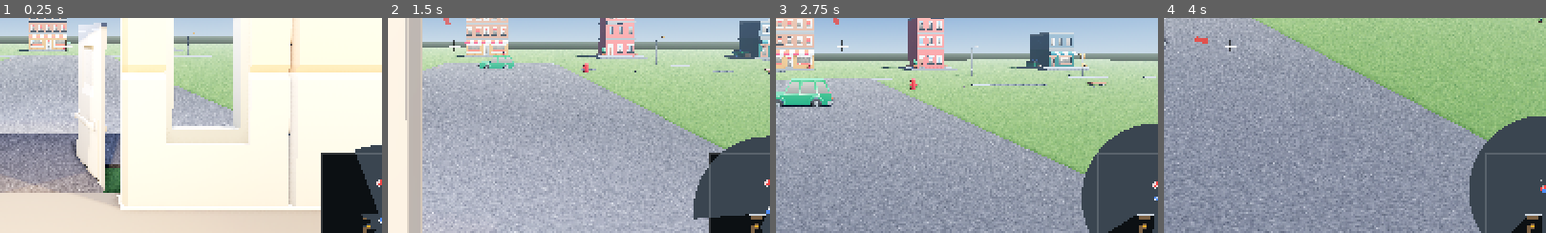
Above: before the commit, frames 1-4 (left to right).
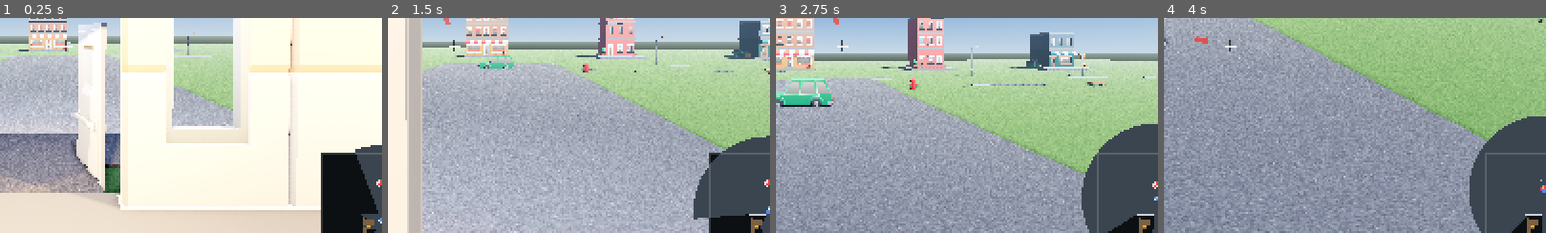
Above: after the commit, the same moments.

Repository: richardbrandel/home-invasion-godot
Game: Godot game, scene res://scenes/main.tscn
Two runs of this game, one before a commit and one after it. Both use one fixed random seed, a clock stepped at 60 frames per second and the inputs below.
Inputs (mouse positions are % of the whole screen's width and height, from its top left):
- Up to frame 1 (0.25 s): no input
- Up to frame 2 (1.5 s): tap Enter at 0.5, 0.6 s; move the mouse to (55, 50) at 0.52 s; hold W from 0.53 s (still down); click (55, 50) at 0.67 s; move the mouse to (45, 50) at 1.27 s; tap 1 at 1.35 s
- Up to frame 3 (2.75 s): keep holding W; move the mouse to (52, 48) at 2.02 s; tap 2 at 2.1 s
- Up to frame 4 (4 s): keep holding W; move the mouse to (49, 52) at 2.77 s; tap F at 2.85 s; click (49, 52) at 2.92 s; move the mouse to (57, 51) at 3.52 s; tap R at 3.6 s
The pictures show only the part of the screen within x 41-91%, y 43-93%; the shares and areas given below are measured in that part.

The runs differ from the first frame. In frame 1, less than 0.1% of the frame differs, in the area x 95-98%, y 92-97%; in frame 2, 0.1%; in frame 3, 0.1%; in frame 4, 0.1%.

Commit message:
Take the living-room rug off the front lawn
Its z was -8.60 against HOUSE z -19..-8, so 1.2 m of the rug lay outside the
south wall and out on the drive. It had been wrong since the literal was
written and nobody noticed, for a good reason: a rug is `flat`, so it is
excluded from `_solids()` and was never DRAWN. An invisible object cannot look
wrong. The Unreal port drawing flat furniture is what exposed it.

-10.60 puts it in the living room, with the sofa's front edge and the lamp
standing on it.

Adds test_sim.gd's containment check: every furniture rect must be inside the
house, with a negative control on the rug's old rectangle so the check can
fail. 104/104.

Diff:
--- a/scripts/sim.gd
+++ b/scripts/sim.gd
@@ -47,7 +47,12 @@
 	{"rect": Rect2(-7.00, -14.10, 0.40, 0.40), "h": 0.45, "kind": "side_table"},
 	{"rect": Rect2(-5.60, -11.70, 1.40, 1.40), "h": 0.42, "kind": "coffee_table"},
 	{"rect": Rect2(-6.40, -13.60, 2.20, 0.50), "h": 0.50, "kind": "tv_stand"},
-	{"rect": Rect2(-7.60, -8.60, 4.40, 1.80), "h": 0.02, "kind": "rug", "flat": true},
+	# z was -8.60, which put 1.2 m of this rug OUTSIDE the south wall and onto the drive:
+	# HOUSE is z -19..-8, so the rug ran to -6.80. Nobody noticed because a rug is `flat`,
+	# so it is excluded from `_solids()` and was never drawn -- until the Unreal port
+	# started drawing flat furniture, which is what exposed it. -10.60 puts it in the
+	# living room, with the sofa's front edge and the lamp standing on it.
+	{"rect": Rect2(-7.60, -10.60, 4.40, 1.80), "h": 0.02, "kind": "rug", "flat": true},
 	{"rect": Rect2(-7.30, -9.90, 0.45, 0.45), "h": 1.60, "kind": "lamp"},
 
 	# ---- kitchen (front east)
--- a/test/test_sim.gd
+++ b/test/test_sim.gd
@@ -873,6 +873,23 @@
 		Sim.remaining(gl2) == 0 and g_delivered == 3,
 		"remaining=%d delivered=%d after %.1fs" % [Sim.remaining(gl2), g_delivered, g_t])
 
+	# ---- every piece of furniture must be INSIDE the house
+	#
+	# Added 2026-10-09, after the living-room rug was found at z -8.60 against a house of
+	# z -19..-8: 1.2 m of it lay out on the drive, and it had been there since the literal
+	# was written. Nothing caught it because a rug is `flat`, so it is excluded from
+	# `_solids()` and was never drawn -- and an invisible object cannot look wrong. The
+	# Unreal port drawing flat furniture is what exposed it. This is the check that makes
+	# the whole class of "a room's contents are outside the room" fail loudly.
+	var outside := ""
+	for f in Sim.FURNITURE:
+		var r: Rect2 = f["rect"]
+		if not Sim.HOUSE.encloses(r):
+			outside += "%s at %s; " % [f["kind"], r]
+	check("every furniture rect is inside the house", outside == "", outside)
+	check("and that check can fail (a rug one metre out is rejected)",
+		not Sim.HOUSE.encloses(Rect2(-7.60, -8.60, 4.40, 1.80)))
+
 	_banner("damage")
 	var th := Sim.create_thief()
 	events = []
